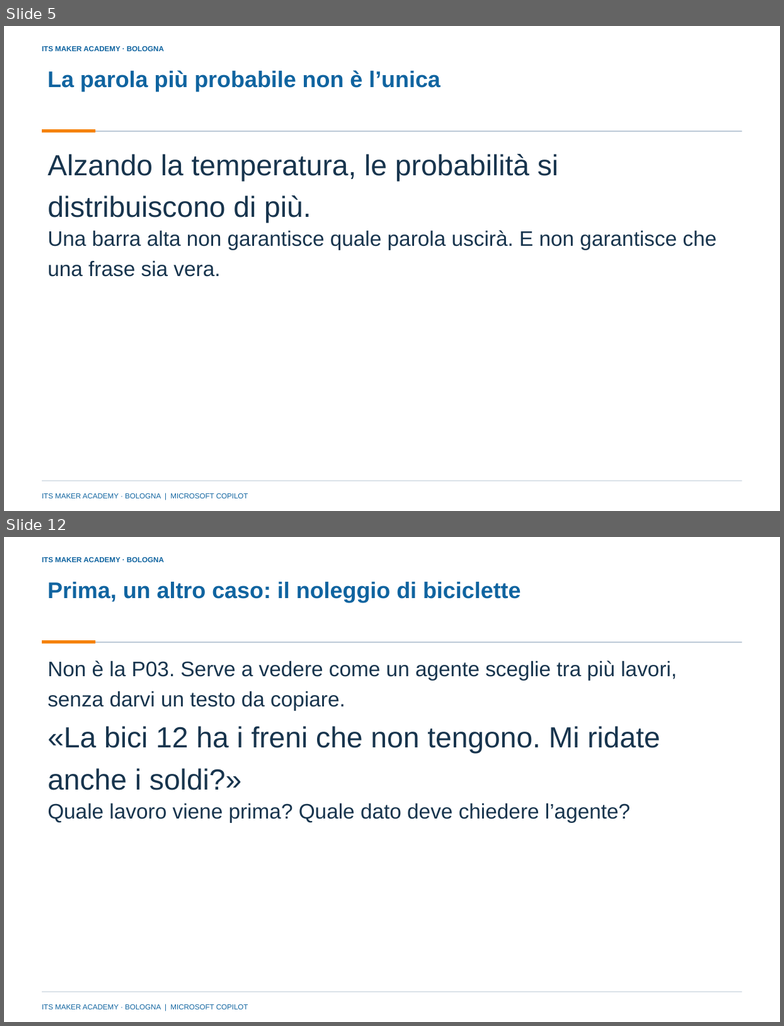
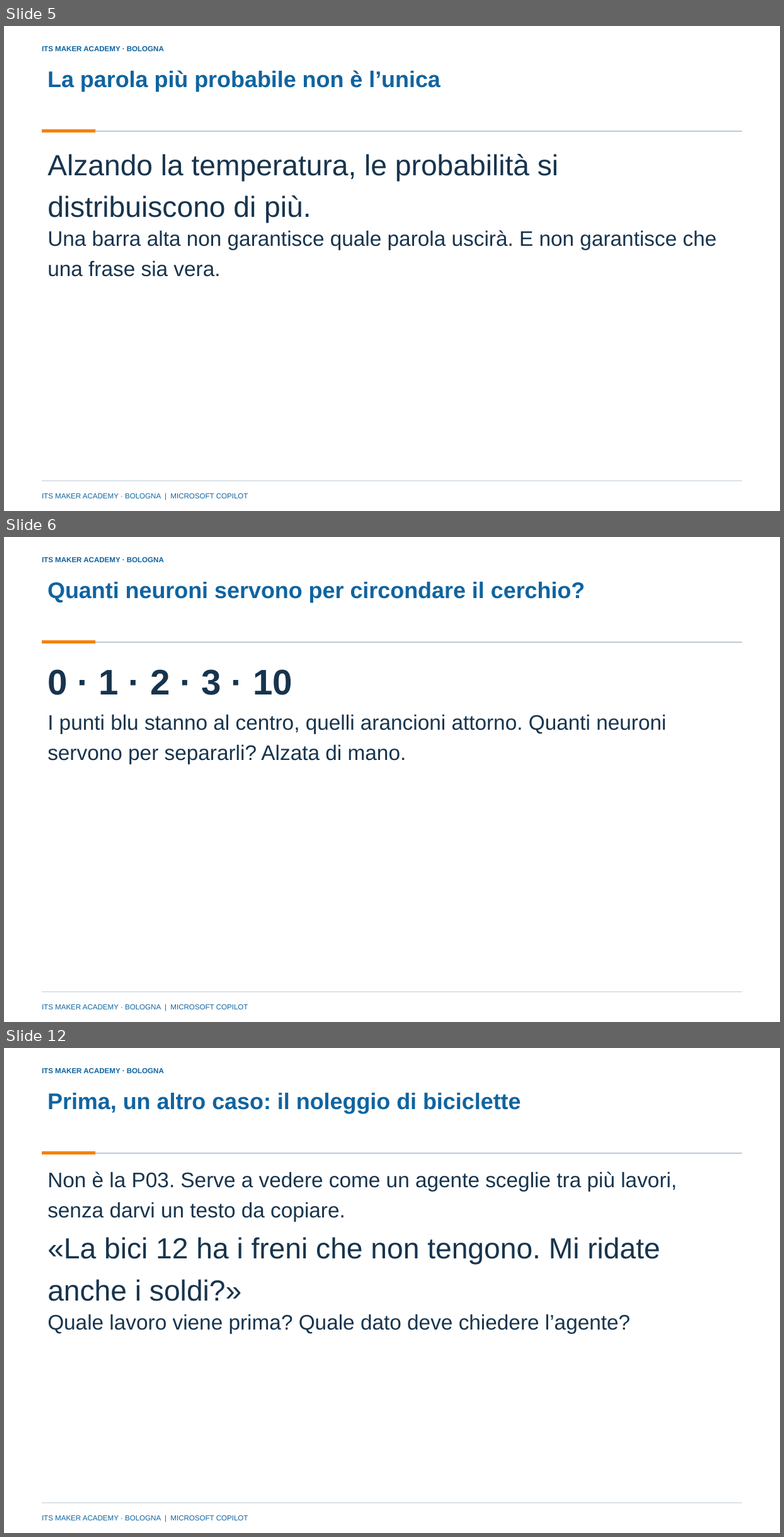
Before and after one commit to franzo9393/ITSCorso_UnslothStudio-Git, a slide deck: lezione 4 - reti neurali e agenti con orchestrazione/Lezione4_Reti_neurali_e_agenti_con_orchestrazione_ITS_MAKER.pptx. Shown one above the other, each under a label of ours: slides 5 and 12 before the commit, slides 5, 6 and 12 after it; the slides between them are not shown. The pictures are 784x1026 and 784x1537 pixels, drawn with LibreOffice and Linux fonts; fonts in the diff are those of the drawing; background and template pictures are left out. Boxes give left, top, right and bottom in pixels: in the first picture for what was removed or moved away, otherwise in the second. Text is boxed around its words. In the diff, an @@ line names an element or a change of style, - is before the commit and + after.

Commit message:
Lezione 4: Playground al centro (quanti neuroni servono), Flappy solo dimostrazione del docente

```diff
--- a/lezione 4 - reti neurali e agenti con orchestrazione/Lezione4_Reti_neurali_e_agenti_con_orchestrazione_ITS_MAKER.pptx
+++ b/lezione 4 - reti neurali e agenti con orchestrazione/Lezione4_Reti_neurali_e_agenti_con_orchestrazione_ITS_MAKER.pptx
@@ slide 6 added at <box>4,537,780,1022</box>, background picture (left out); not listed: 5 template elements that a slide beside it also shows @@
@@ title added at <box>47,582,585,603</box>, 28 pt, text #1064A0, bold @@
+Quanti neuroni servono per circondare il cerchio?
@@ text added at <box>47,669,293,695</box>, 44 pt, text #17344D, bold @@
+0 · 1 · 2 · 3 · 10
@@ text added at <box>47,714,666,764</box>, 26 pt, text #17344D @@
+I punti blu stanno al centro, quelli arancioni attorno. Quanti neuroni servono per separarli? Alzata di mano.
```
Also in this commit, not shown: 2 slides changed, 3 other slides added, 4 slides removed, 10 other files.
